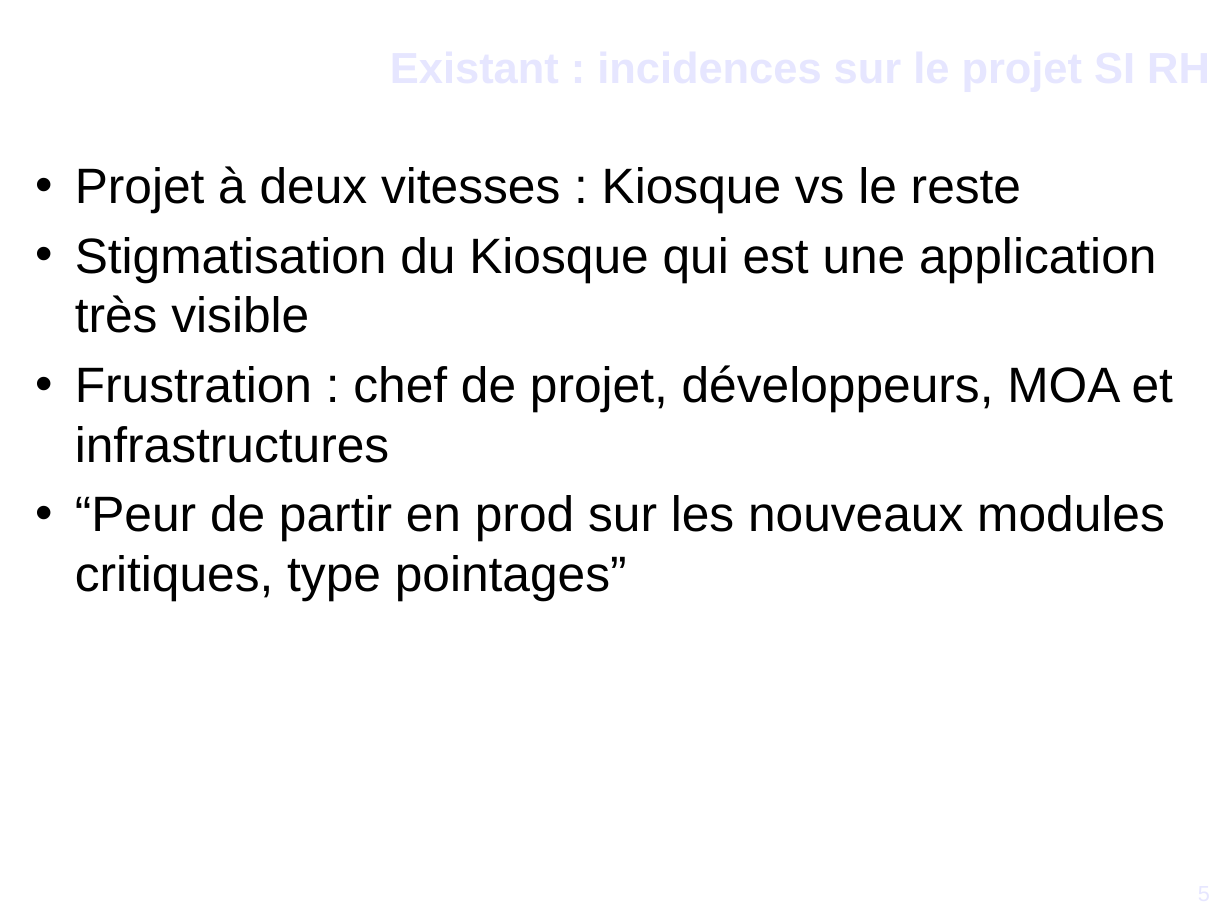
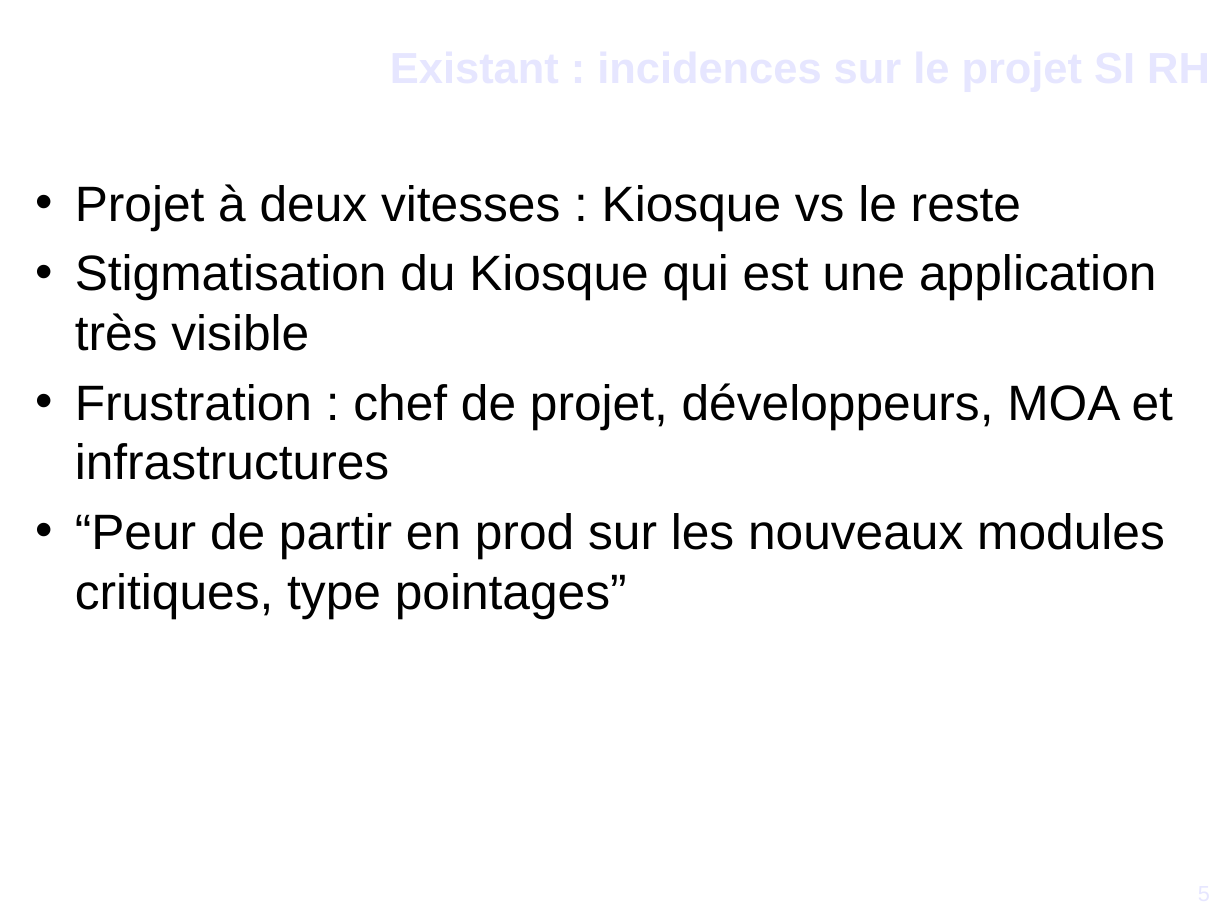
Before and after one commit to DSI-Ville-Noumea/sirh-kiosque-j2ee-old, a slide deck: slide 5 of src/site/resources/Vers_un_Kiosque_RH_J2EE.odp. Drawn at 1232x924 pixels with LibreOffice and Linux fonts; fonts in the diff are those of the drawing; background and template pictures are left out. Boxes give left, top, right and bottom in pixels: in the first picture for what was removed or moved away, otherwise in the second. Text is boxed around its words. In the diff, an @@ line names an element or a change of style, - is before the commit and + after.

```diff
--- a/src/site/resources/Vers_un_Kiosque_RH_J2EE.odp
+++ b/src/site/resources/Vers_un_Kiosque_RH_J2EE.odp
@@ text "Projet à deux vitesses : ...": place and size @@
-text "Projet à deux vitesses : ..." at bbox=[75, 166, 1173, 601]
+text "Projet à deux vitesses : ..." at bbox=[75, 184, 1173, 618]
```
Also in this commit, not shown: 10 other slides changed.
